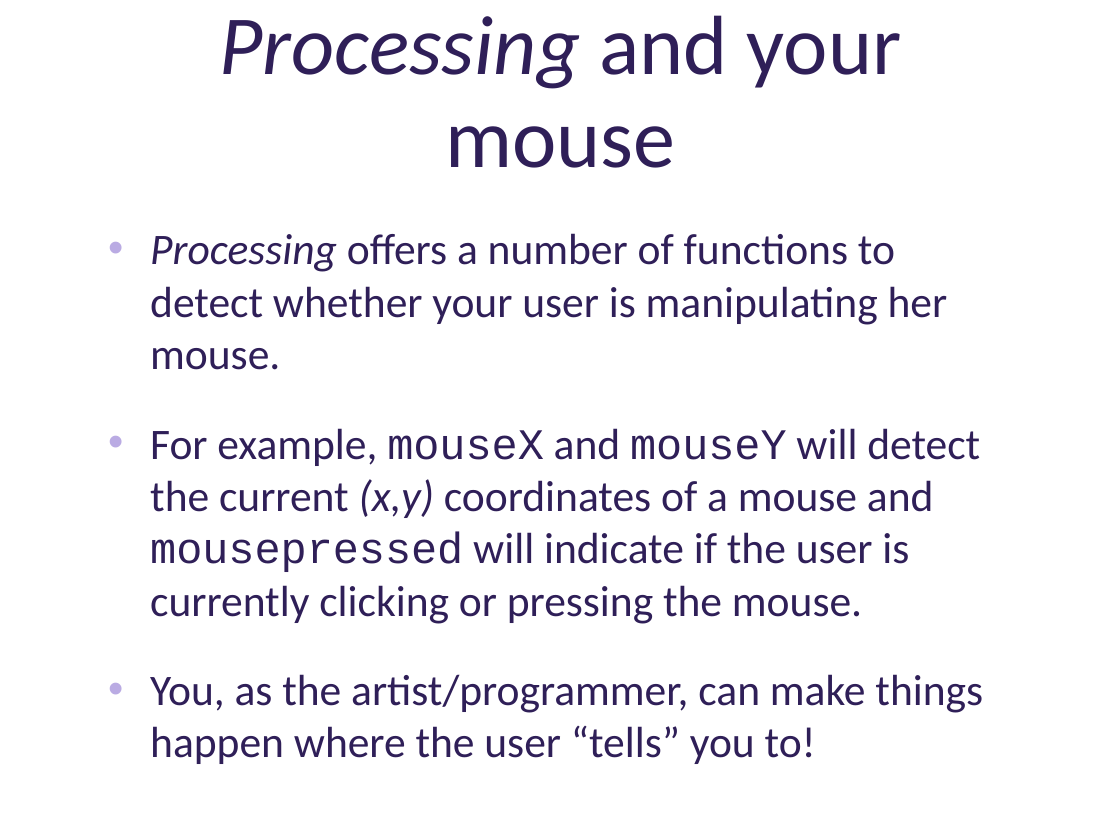
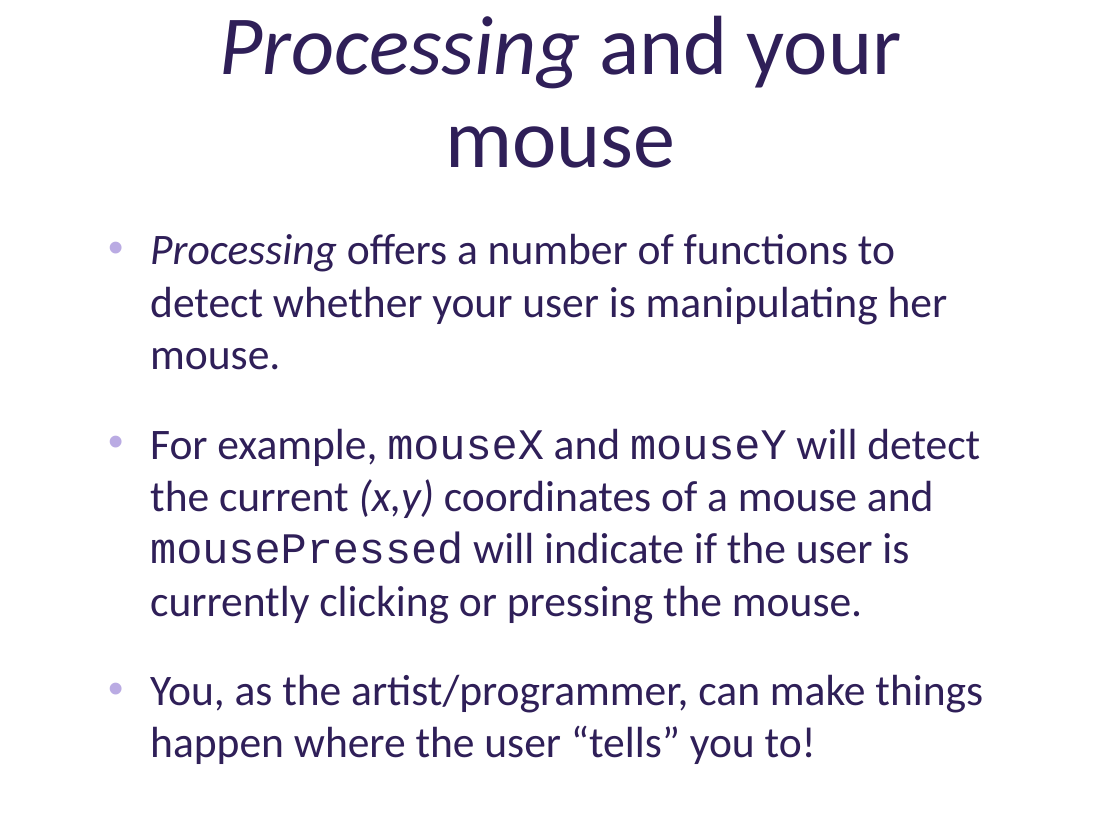
Before and after one commit to deenaengel/TF3_ProcessingSlides, a slide deck: slide 36 of Processing_Presentation_TF3_DE_notes.pptx. Drawn at 1120x840 pixels with LibreOffice and Linux fonts; fonts in the diff are those of the drawing; background and template pictures are left out. Boxes give left, top, right and bottom in pixels: in the first picture for what was removed or moved away, otherwise in the second. Text is boxed around its words. In the diff, an @@ line names an element or a change of style, - is before the commit and + after.

```diff
--- a/Processing_Presentation_TF3_DE_notes.pptx
+++ b/Processing_Presentation_TF3_DE_notes.pptx
@@ text at (150, 428, 980, 624): text changed @@
-• For example, mouseX and mouseY will detect the current (x,y) coordinates of a mouse and mousepressed will indicate if the user is currently clicking or pressing the mouse.
+• For example, mouseX and mouseY will detect the current (x,y) coordinates of a mouse and mousePressed will indicate if the user is currently clicking or pressing the mouse.
```
Also in this commit, not shown: 3 other slides changed.
